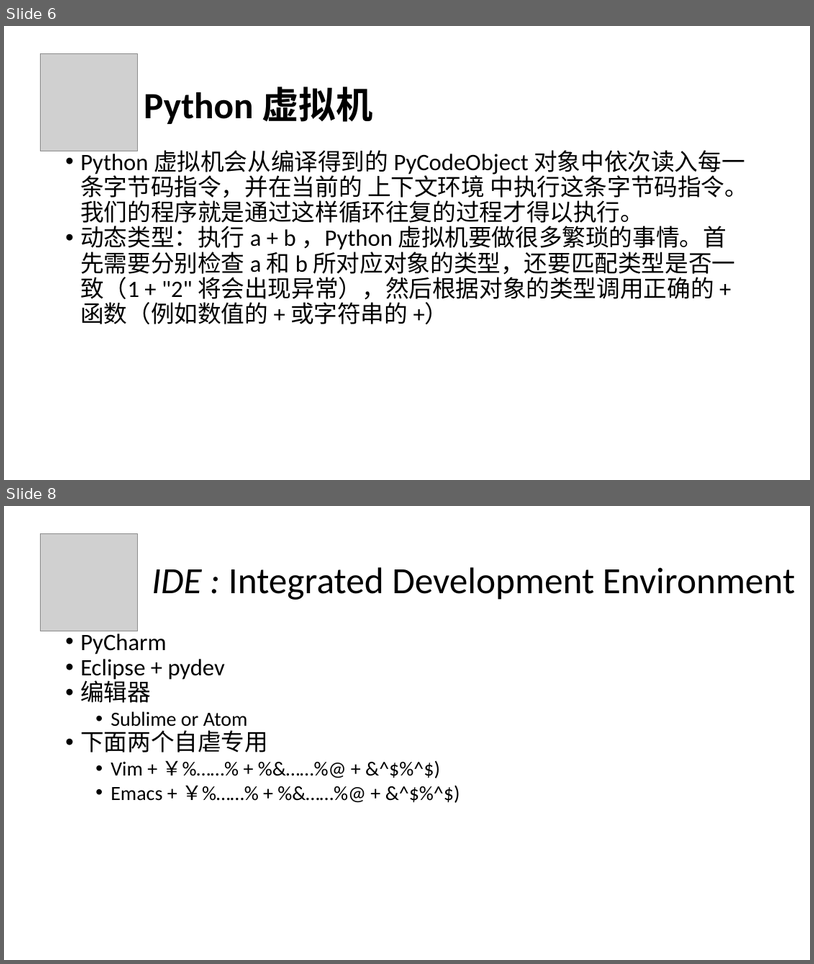
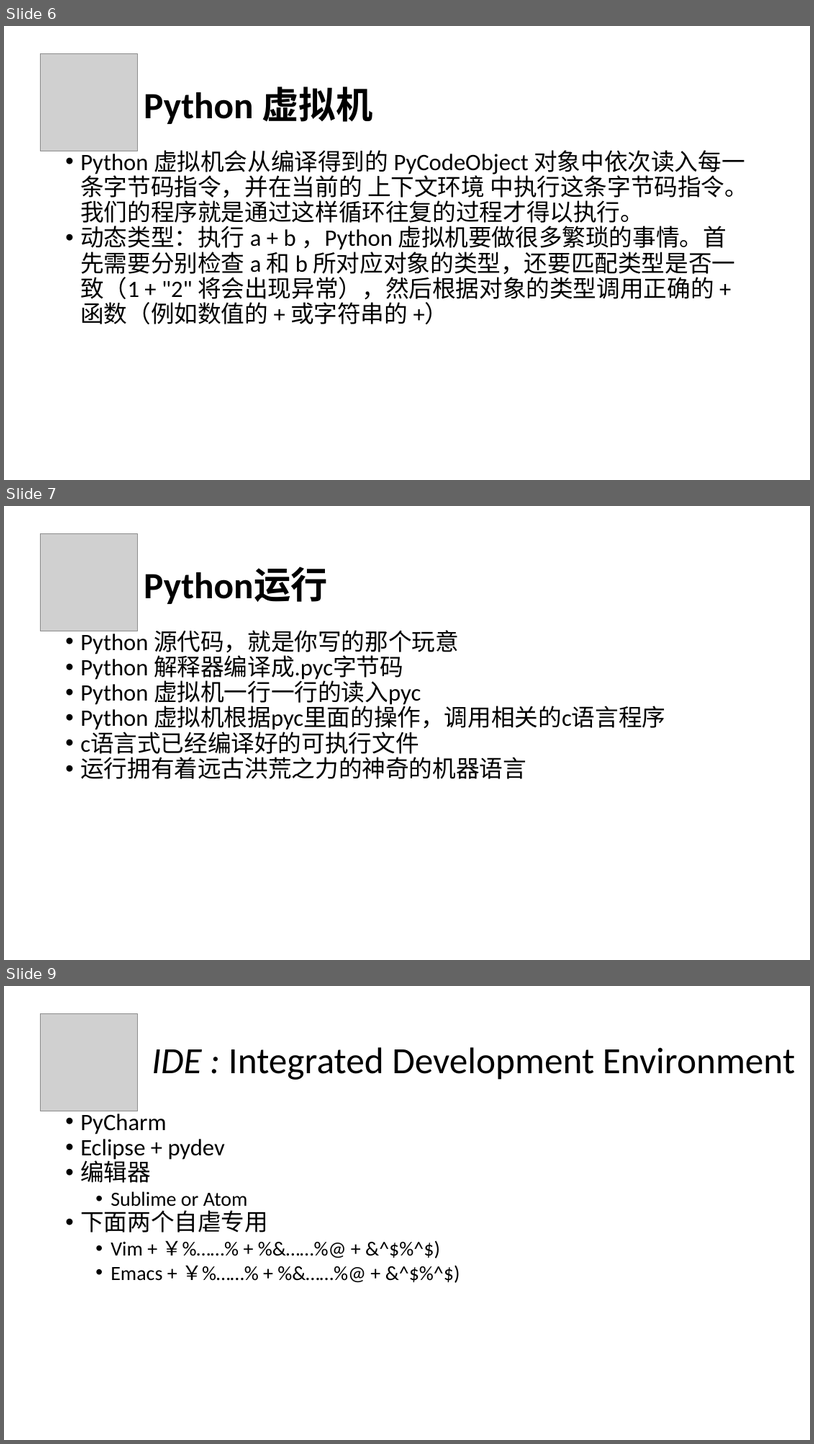
Before and after one commit to IssacWD/myPythonCode, a slide deck: csc1002/lecture/2016_3_6.pptx. Shown one above the other, each under a label of ours: slides 6 and 8 before the commit, slides 6, 7 and 9 after it; the slides between them are not shown. The pictures are 814x964 and 814x1444 pixels, drawn with LibreOffice and Linux fonts; fonts in the diff are those of the drawing; grey boxes stand for pictures. Boxes give left, top, right and bottom in pixels: in the first picture for what was removed or moved away, otherwise in the second. Text is boxed around its words. In the diff, an @@ line names an element or a change of style, - is before the commit and + after.

```diff
--- a/csc1002/lecture/2016_3_6.pptx
+++ b/csc1002/lecture/2016_3_6.pptx
@@ slide 7 added at <box>4,506,810,960</box>, background #FFFFFF @@
@@ picture added at <box>40,534,138,631</box> @@
@@ text added at <box>144,568,328,604</box>, 44 pt, text #000000, bold @@
+Python运行
@@ text added at <box>80,630,666,779</box>, 28 pt, text #000000 @@
+• Python 源代码，就是你写的那个玩意
+• Python 解释器编译成.pyc字节码
+• Python 虚拟机一行一行的读入pyc
+• Python 虚拟机根据pyc里面的操作，调用相关的c语言程序
+• c语言式已经编译好的可执行文件
+• 运行拥有着远古洪荒之力的神奇的机器语言
@@ what was slide 8 is now slide 9 @@
```
Also in this commit, not shown: 5 slides changed, 5 other files.
